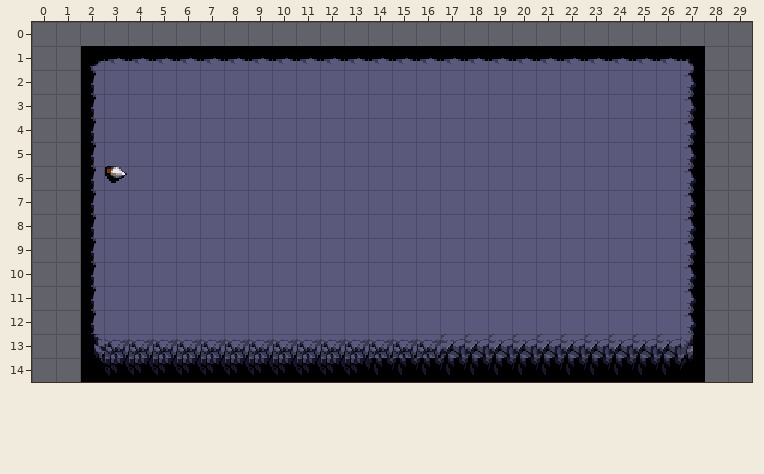
Two versions of a level (Tiled map, game/resources/assets/tiles/level1.tmx). The picture above was drawn from the file before the commit.
Cells are 16x16 px. Shown: x 0..29, y 0..14.
Once edited:
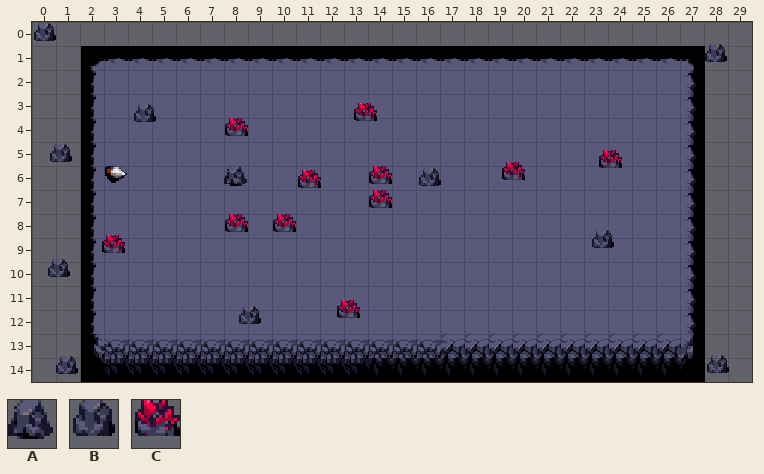
Key: from "tileset": A 33, B 34, C 35.
_ is an empty cell.
Objects are placed by their top-left corner, in cells (3,4 is the top-left corner of cell 3,4); size is 1x1 cell unless given.
Tiles of an added or newly shown layer are drawn over the layers below it.
Difference:
Layer "rocks" (added):
y 6: x 8 _ -> A; x 14 _ -> C
y 7: x 14 _ -> C
y 8: x 8 _ -> C; x 10 _ -> C
Layer "Rocks" (now shown):
added: B "rock" at 0,0
added: B "rock" at 28,0.9
added: C at 13.4,3.4
added: B at 4.2,3.4
added: C "crystal" at 8,4
added: B "rock" at 0.7,5.1
added: C "crystal" at 23.6,5.3
added: C at 19.5,5.8
added: B "rock" at 16.1,6.1
added: C "crystal" at 11,6.2
added: B "rock" at 23.3,8.7
added: C at 2.9,8.9
added: B at 0.6,9.9
added: C at 12.7,11.6
added: B "rock" at 8.6,11.8
added: B "rock" at 28.1,13.9
added: B "rock" at 1,13.9
